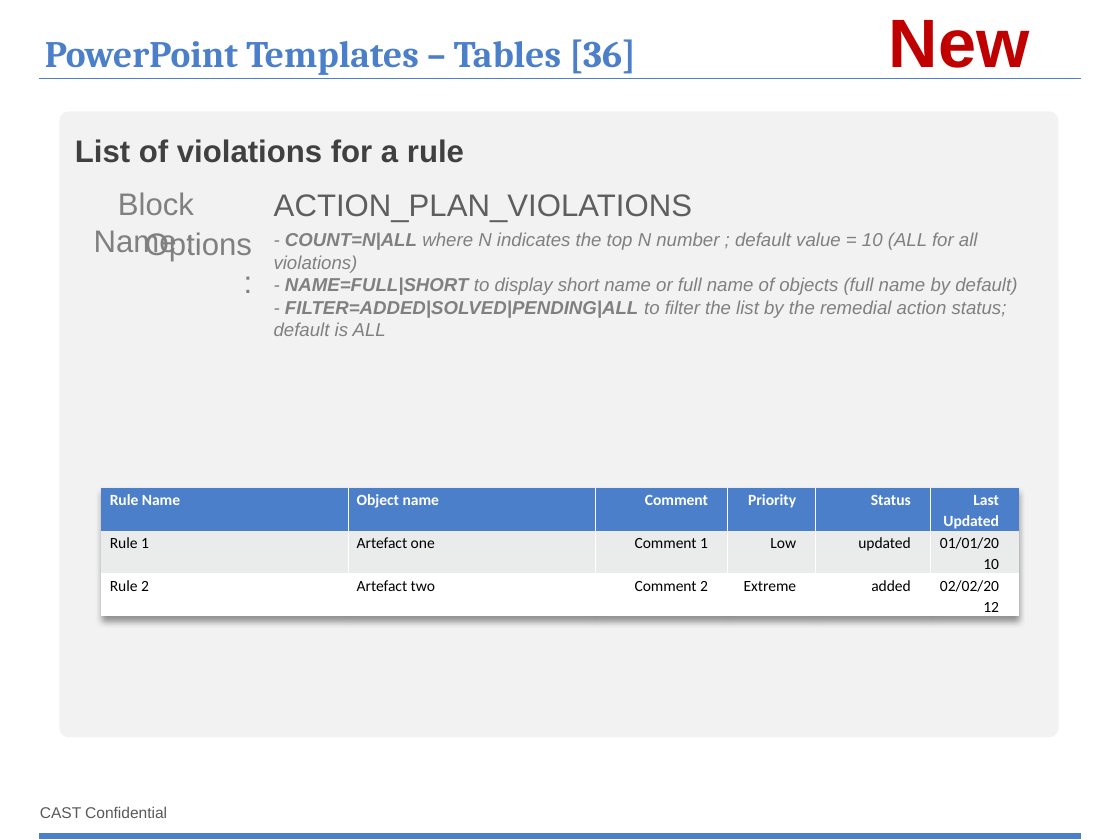
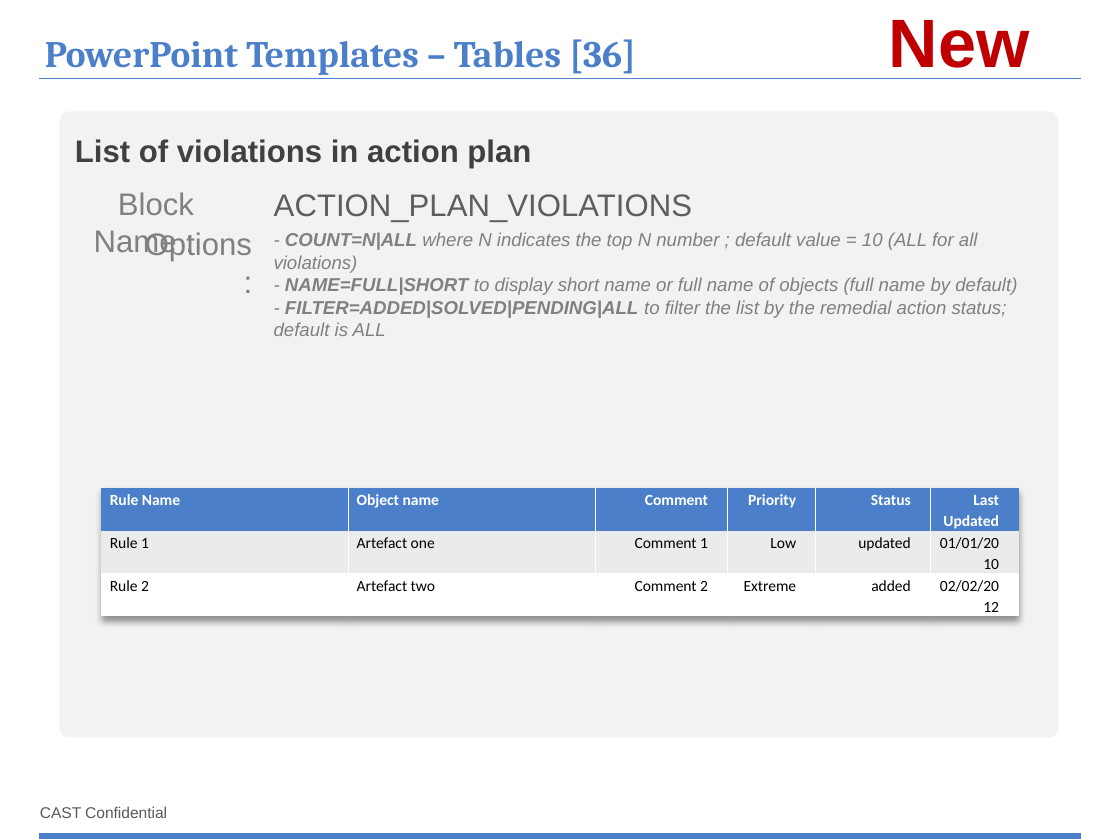
Before and after one commit to CAST-projects/ReportGenerator, a slide deck: slide 67 of CastReporting.Reporting/TemplatesFiles/1- Powerpoint-components-library.pptx. Drawn at 1120x840 pixels with LibreOffice and Linux fonts; fonts in the diff are those of the drawing; background and template pictures are left out. Boxes give left, top, right and bottom in pixels: in the first picture for what was removed or moved away, otherwise in the second. Text is boxed around its words. In the diff, an @@ line names an element or a change of style, - is before the commit and + after.

Commit message:
REPORTGEN-45 : fix page title in ppt

```diff
--- a/CastReporting.Reporting/TemplatesFiles/1- Powerpoint-components-library.pptx
+++ b/CastReporting.Reporting/TemplatesFiles/1- Powerpoint-components-library.pptx
@@ text at (x1=75, y1=139, x2=531, y2=168): text changed @@
-List of violations for a rule
+List of violations in action plan
```
